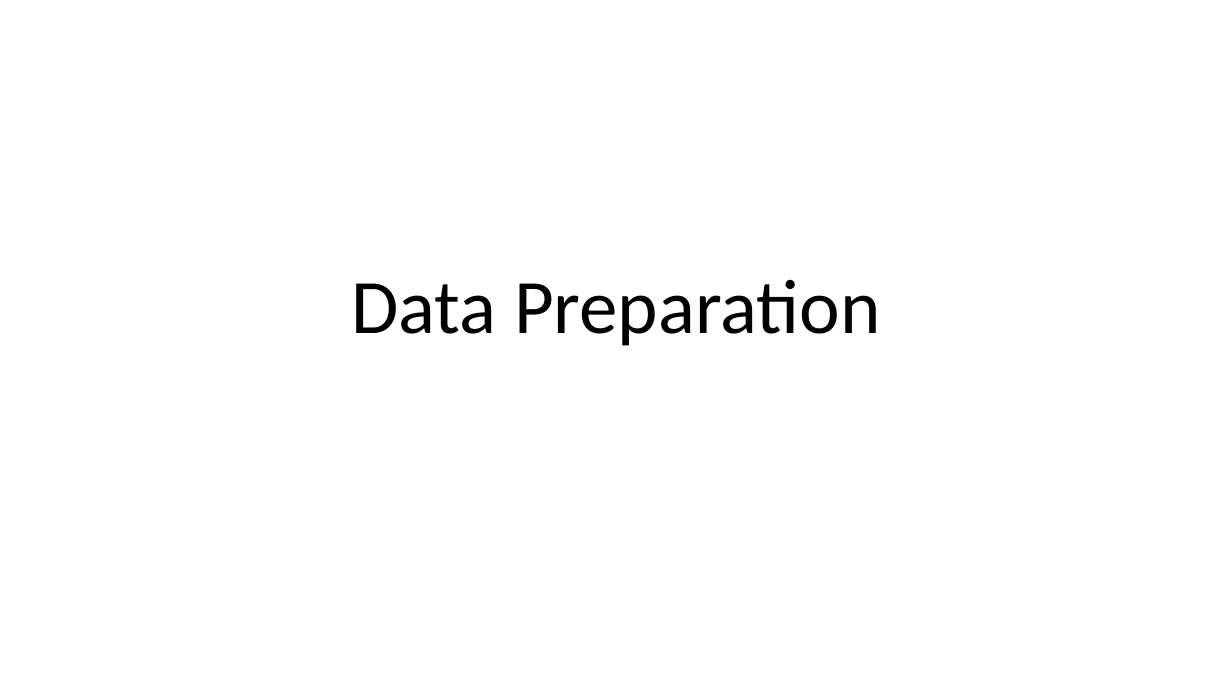
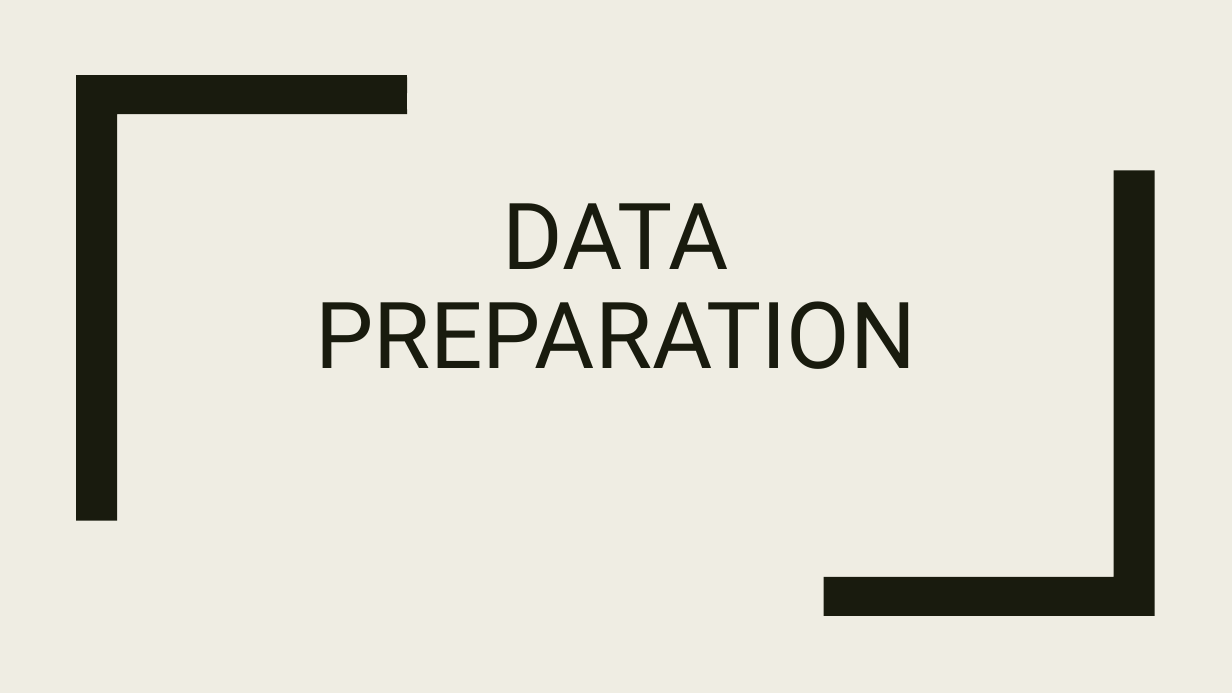
Before and after one commit to krisgop2010/Analytics, a slide deck: slide 6 of HomeLoanAnalytics/HomeLoanAnalytics.pptx. Drawn at 1232x693 pixels with LibreOffice and Linux fonts; fonts in the diff are those of the drawing. Boxes give left, top, right and bottom in pixels: in the first picture for what was removed or moved away, otherwise in the second. Text is boxed around its words. In the diff, an @@ line names an element or a change of style, - is before the commit and + after.

```diff
--- a/HomeLoanAnalytics/HomeLoanAnalytics.pptx
+++ b/HomeLoanAnalytics/HomeLoanAnalytics.pptx
@@ background #FFFFFF to #EFEDE3 @@
@@ freeform shape added at (76,75,407,520), fill #191B0E @@
@@ freeform shape added at (824,170,1155,616), fill #191B0E @@
@@ title at (315,203,916,369): text changed; size 60 to 72 pt; font Calibri to Roboto; text colour #000000 to #191B0E @@
-Data Preparation
+DATA PREPARATION
```
Also in this commit, not shown: 20 other slides changed, 2 slides added, 1 slide removed, 2 other files.
